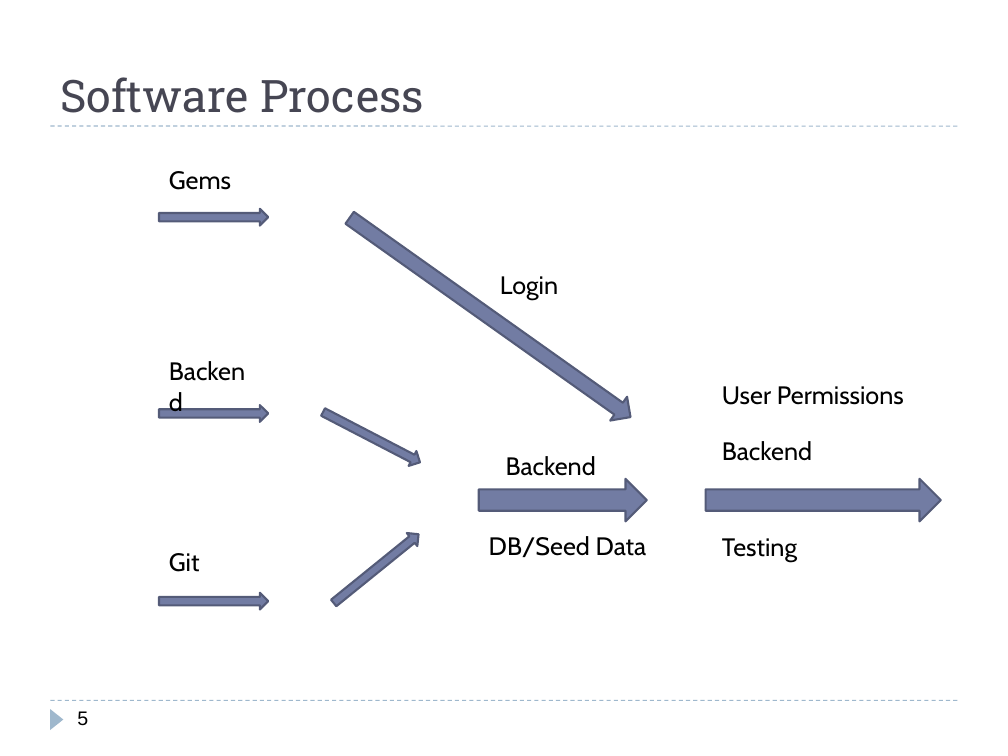
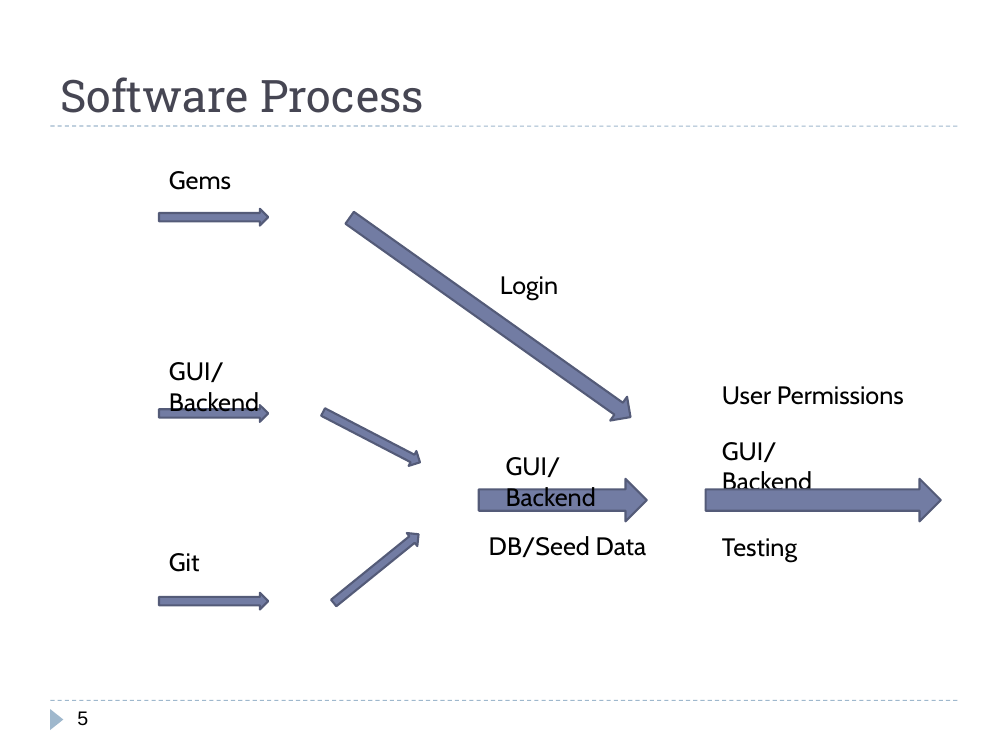
Before and after one commit to Polo08816/AdWebDevProjectRepo, a slide deck: slide 5 of Documents/Presentation.pptx. Drawn at 1008x756 pixels with LibreOffice and Linux fonts; fonts in the diff are those of the drawing. Boxes give left, top, right and bottom in pixels: in the first picture for what was removed or moved away, otherwise in the second. Text is boxed around its words. In the diff, an @@ line names an element or a change of style, - is before the commit and + after.

```diff
--- a/Documents/Presentation.pptx
+++ b/Documents/Presentation.pptx
@@ text at [169, 362, 259, 412]: text changed @@
-Backend
+GUI/Backend
@@ text at [722, 442, 812, 496]: text changed @@
-Backend
+GUI/Backend
@@ text at [506, 457, 596, 506]: text changed @@
-Backend
+GUI/Backend
```
Also in this commit, not shown: 5 other slides changed, 2 slides added, 6 slides removed.
